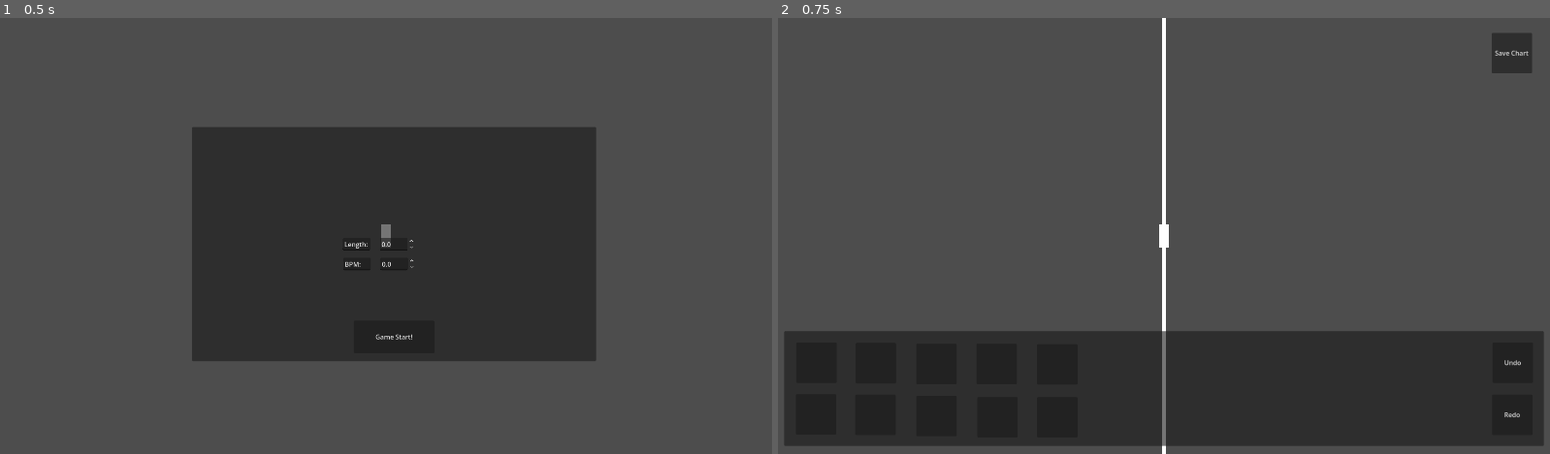
Above: before the commit, frames 1-2 (left to right).
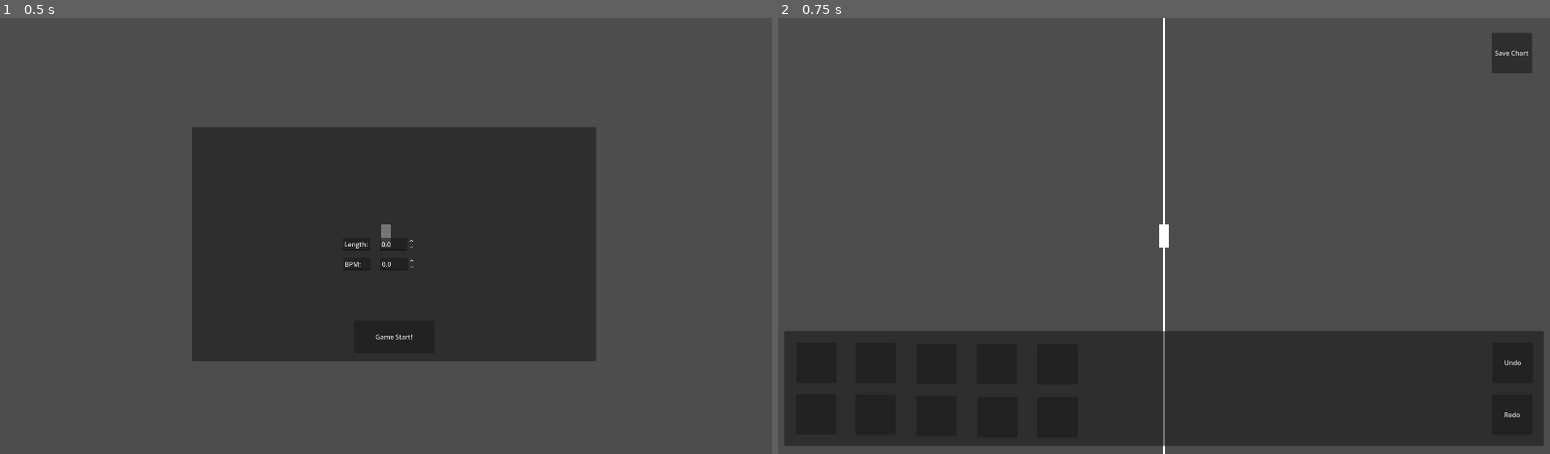
Above: after the commit, the same moments.

Repository: junu192857/Vexatonic-dash-2
Game: Godot game, scene res://Scenes/Editor.tscn
The game is run twice, just before and just after one commit, with the same random seed, the same clock (stepped at 60 frames per second) and the same inputs. This scene is started directly instead of the project's main scene.
Inputs:
- Up to frame 1 (0.5 s): no input
- Up to frame 2 (0.75 s): click "Game Start!" at 0.5 s

Frame 1 is identical in both runs. In frame 2, 0.2% of the frame differs, in the area x 49-51%, y 0-100%.

Commit message:
박자 구분선이 카메라 줌/이동에 맞춰서 조절됨

Diff:
--- a/vexatonic-dash-2/Scripts/EditorManager.gd
+++ b/vexatonic-dash-2/Scripts/EditorManager.gd
@@ -44,18 +44,25 @@
 func _on_move_camera(delta: Vector2):
 	if !editor_ready:
 		return
-	$Camera2D.position -= delta
+	camera.position -= delta
+	realign_lines_by_move()
 
 func _on_zoom_camera(zoom: bool):
 	if !editor_ready:
 		return
-	if zoom and camera_zoom_level < 5:
-		camera_zoom_level += 1
+	if zoom:
+		if camera_zoom_level < 5:
+			camera_zoom_level += 1
+		else:
+			return
 	else:
 		if camera_zoom_level > -5:
 			camera_zoom_level -= 1
+		else:
+			return
 	var real_zoom = pow(1.2, camera_zoom_level)
 	camera.zoom = Vector2.ONE * real_zoom
+	realign_lines_by_zoom(zoom)
 # ===================== 박자 구분선 출력 =====================
 
 var music_bpm: Array[Vector2] # (time, bpm): time부터 bpm
@@ -120,7 +127,20 @@
 
 func put_line(pos_x: float, major: bool):
 	print("PUTTING LINE..")
-	var major_line = LINE_SCENE.instantiate()
-	line_holder.add_child(major_line)
-	major_line.position = Vector2(pos_x, camera.global_position.y)
-	major_line.scale = Vector2.ONE * pow(1.2, camera_zoom_level + 1 if major else camera_zoom_level)
+	var line = LINE_SCENE.instantiate()
+	line_holder.add_child(line)
+	line.position = Vector2(pos_x, camera.global_position.y)
+	line.scale = Vector2(pow(1.2, 1 if major else -3), 3)
+
+func realign_lines_by_zoom(zoom: bool):
+	var lines = line_holder.get_children()
+	for line in lines:
+		if (zoom):
+			line.scale.x /= 1.2
+		else:
+			line.scale.x *= 1.2
+
+func realign_lines_by_move():
+	var lines = line_holder.get_children()
+	for line in lines:
+		line.position.y = camera.global_position.y
